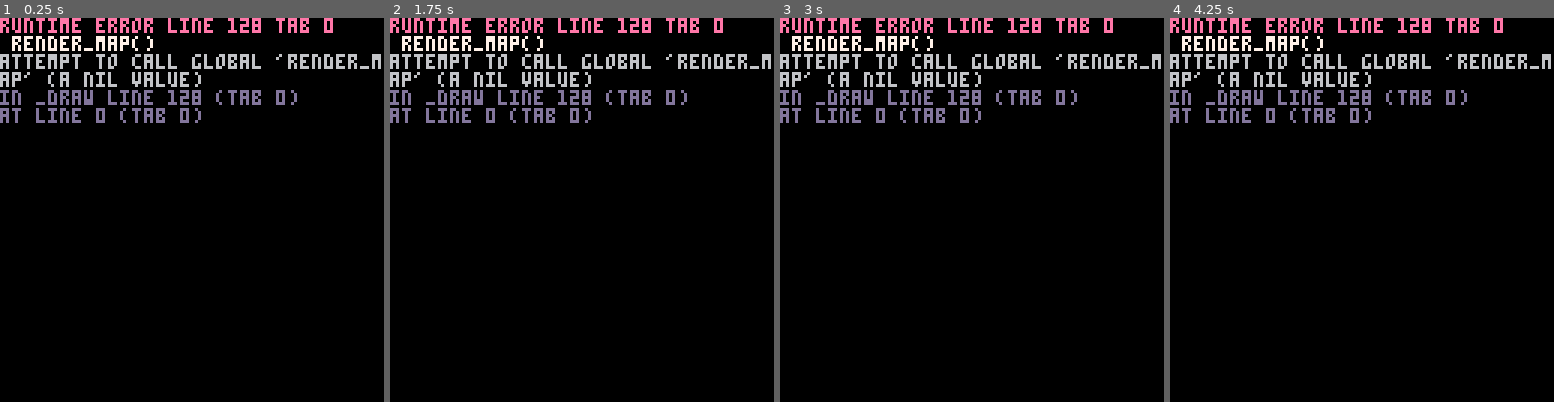
Above: before the commit, frames 1-4 (left to right).
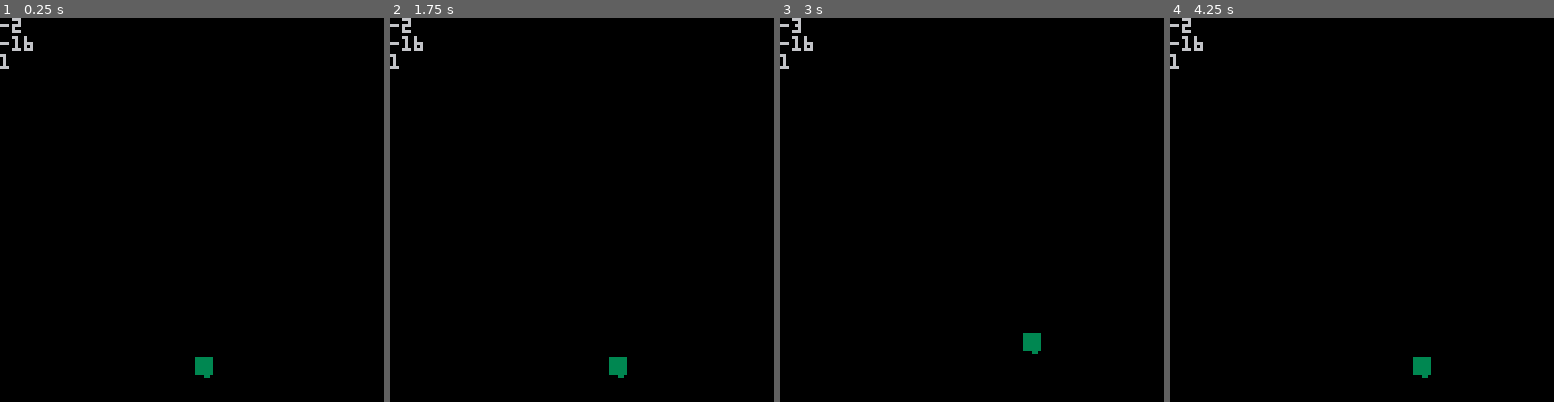
Above: after the commit, the same moments.

Repository: manon-gfx/chicken-road
Game: PICO-8 cartridge chicken-road.p8
The game is run twice, just before and just after one commit, with the same random seed, the same clock (stepped at 60 frames per second) and the same inputs.
Inputs:
- Up to frame 1 (0.25 s): no input
- Up to frame 2 (1.75 s): hold Right from 1.6 s (still down)
- Up to frame 3 (3 s): release Right at 2.1 s; hold Up 2.15-2.42 s; hold Right from 2.47 s (still down)
- Up to frame 4 (4.25 s): release Right at 3.03 s; hold Left 3.08-3.58 s; hold Down 3.63-3.97 s; hold Right from 4.02 s (still down)

The runs differ from the first frame. In frame 1, 6.5% of the frame differs, in the area x 0-100%, y 0-94%; in frame 2, 6.5%; in frame 3, 6.5%; in frame 4, 6.5%.
Error before the commit: runtime error line 128 tab 0; render_map(); attempt to call global 'render_map' (a nil value)

Commit message:
Managed to get basic camera movement

Diff:
--- a/chicken-road.p8
+++ b/chicken-road.p8
@@ -20,8 +20,8 @@
 
 function _init()
  print("♥")
- pos=1 -- position in level
- px=64 -- x pixel in level
+ px=64
+ py=-16
  level=1
  dead=false
  cars={}
@@ -52,14 +52,14 @@
  end
 
  if btnup() then
-  pos+=1
+  py-=8
  end
 
  if btndown() then
-  pos-=1
- end
-
- py=get_py()
+  py+=8
+ end
+
+	pos=py\8
 
  for i=1,#spawners do
   sp=spawners[i]
@@ -154,8 +154,11 @@
   cls(rnd(16))
  end
 
- for i=1,#prints do
-  print(prints[i])
+ if #prints>0 then
+  camera(0,0)
+  for i=1,#prints do
+   print(prints[i])
+  end
  end
 end
 
@@ -219,49 +222,34 @@
  return 0
 end
 
-function get_lvlpos()
+function get_campos()
  lvl=get_lvl()
  height=lvlheights[lvl]
- lvlpos=cumheights[lvl]-lvlheights[lvl]
- return height-pos-1
-end
-
-function get_py()
- return get_lvlpos()*8
-end
-
-function get_campos()
- lvl=get_lvl()
- lvlpos=get_lvlpos()
- height=lvlheighs[lvl]
- if lvlpos < 8 then
-  return height-viewheight
- elseif lvlpos < height-8 then
-  return lvlpos-8
+ cumheight=cumheights[lvl]
+ relpos=pos-cumheight+height
+
+	prints[1]=relpos
+ if relpos > -8 then
+  prints[3]=1
+  campos=-viewheight
+ elseif relpos > 8-height then
+  prints[3]=2
+  campos=pos-8
  else
-  return 0
- end
+  prints[3]=3
+  campos=-height
+ end
+ prints[2]=campos
+ return campos
 end
 
 function update_camera()
- -- follow only after 4th row
- lvl=get_lvl()
- lvlpos=get_lvlpos()
- lvlheight=lvlheights[lvl]
-
- prints[0]=lvlpos
- if lvlpos < 4 then
-  offset=0
- elseif lvlpos < lvlheight then
-  offset=lvlpos-4
- else
-  offset=lvlheight-lvlpos-viewheight
- end
- camera(0,offset*8)
-end
-
-function renderm_map()
- map()
+ campos=get_campos()
+ camera(0,campos*8)
+end
+
+function render_map()
+ map(0,0)
 end
 __gfx__
 0000000000000000eeeeeeee44444444444444490000000000000000000000000000000000000000000000000000000000000000000000000000000000000000
